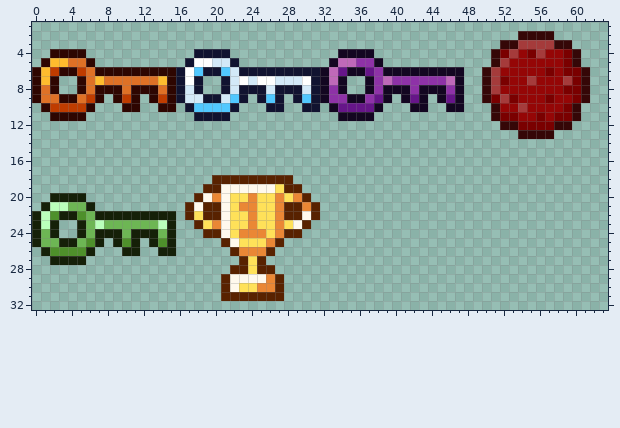
Two versions of one pixel-art sprite, asset/item/keyitems-export.png. That is the earlier state.
The file is 256x256 pixels, drawn in blocks of 4x4; one block is one cell here. Shown: x 0..63, y 1..32.
After:
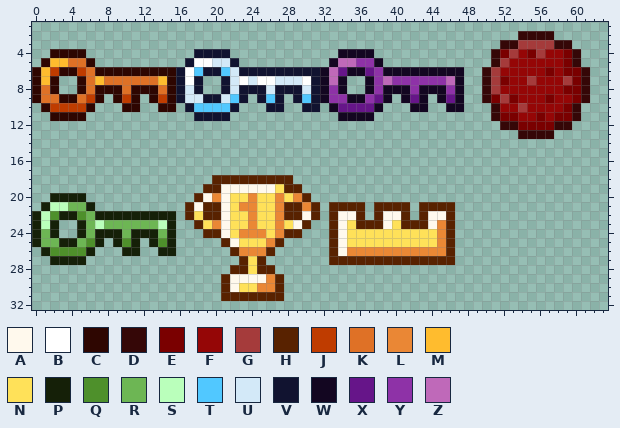
Palette (. is transparent): A #fff9ed  B #ffffff  C #2e0601  D #350707  E #7a0000  F #950606  G #a53b3b  H #582200  J #bf3c00  K #df7126  L #ea8735  M #ffbc2e  N #ffe159  P #152008  Q #4e902b  R #6db654  S #baffbb  T #51c8ff  U #d3e9f8  V #111330  W #130621  X #661589  Y #8e32a7  Z #bf69b9
Log entry: Add ogre crown sprite
Edits made:
Changed rows in their new state; - is an unchanged pixel.
first column x 33:
21 HHHH-HHHH-HHHH
22 HAAH-HAAH-HAAH
23 HANHHHANHHHALH
24 HANNNNNNNNNNLH
25 HANNNNNNNNNNLH
26 HALLLLLLLLLLLH
27 HHHHHHHHHHHHHH
Pixel boxes of the changes (left, top, right, bottom) in both pictures:
added: (329, 202, 455, 265)
